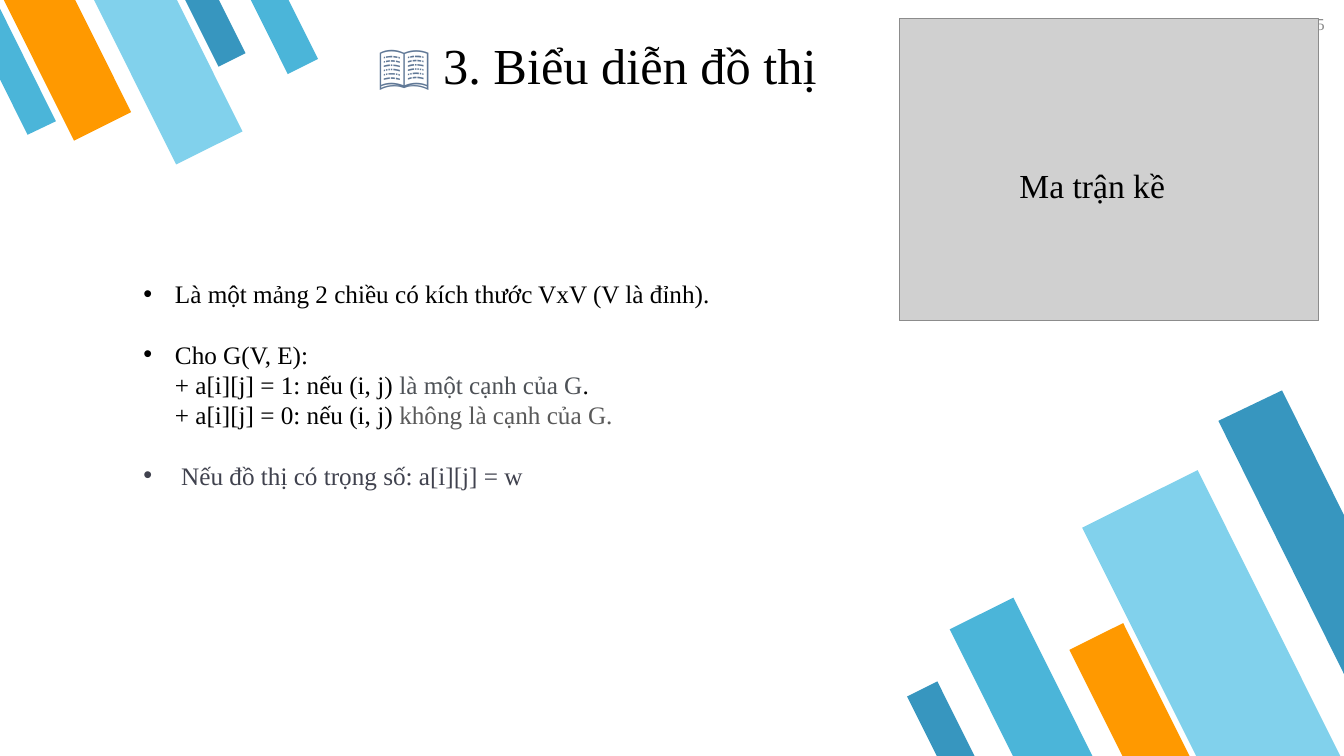
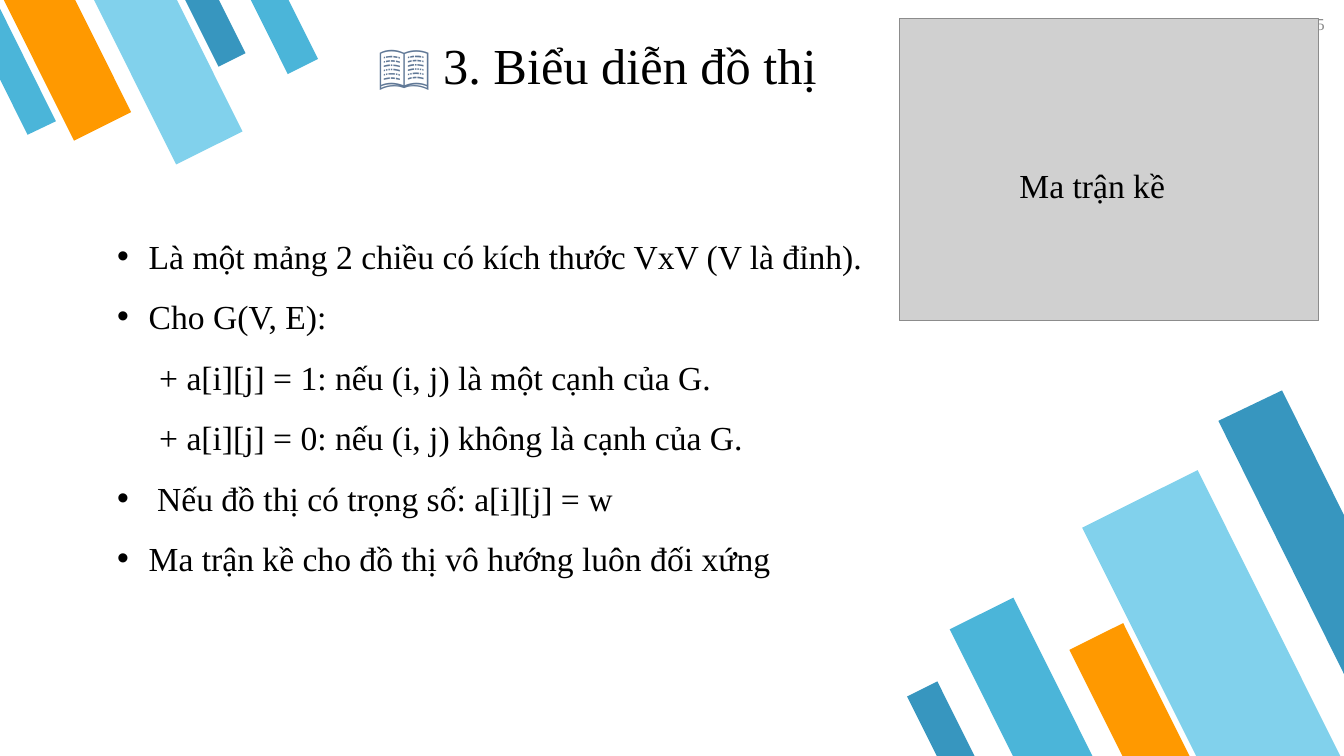
Before and after one commit to Nhom006/Nhom006, a slide deck: slide 15 of Bai_thuyet_trinh/graph.pptx (slide 25 before the commit). Drawn at 1344x756 pixels with LibreOffice and Linux fonts; fonts in the diff are those of the drawing; grey boxes stand for pictures. Boxes give left, top, right and bottom in pixels: in the first picture for what was removed or moved away, otherwise in the second. Text is boxed around its words. In the diff, an @@ line names an element or a change of style, - is before the commit and + after.

```diff
--- a/Bai_thuyet_trinh/graph.pptx
+++ b/Bai_thuyet_trinh/graph.pptx
@@ text "Là một mảng 2 chiều ...": place and size @@
-text "Là một mảng 2 chiều ..." at (175,284,709,491)
+text "Là một mảng 2 chiều ..." at (149,244,861,578)
@@ text at (149,244,861,517): size 18 to 24 pt in "Là một mảng 2 chiều có kích ...", "Cho G(V, E):", "+ a[i][j] = 1: nếu (i, j) ...", "+ a[i][j] = 0: nếu (i, j) ..." and 1 more places; text colour #4D5156 to #000000 in "là một cạnh của G."; text colour #5A5A5A to #000000 in "không là cạnh của G."; text colour #40424E to #000000 in "Nếu đồ thị có trọng số: a[i][j] ..."; line spacing 1 to 1.5 @@
@@ text at (149,546,771,578): paragraph added @@
+• Ma trận kề cho đồ thị vô hướng luôn đối xứng
```
Also in this commit, not shown: 13 other slides changed, 44 slides added, 22 slides removed, 1 other file.
